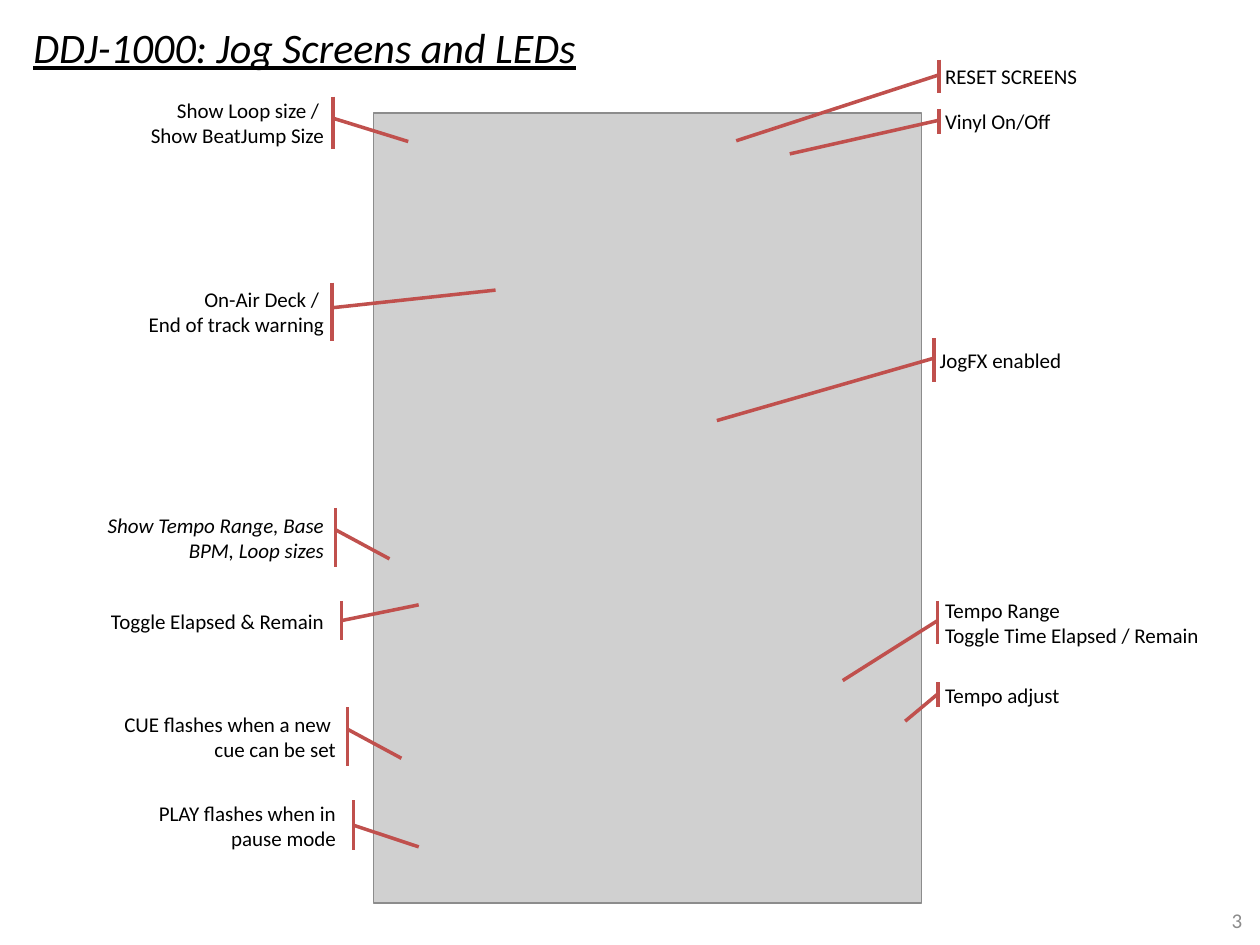
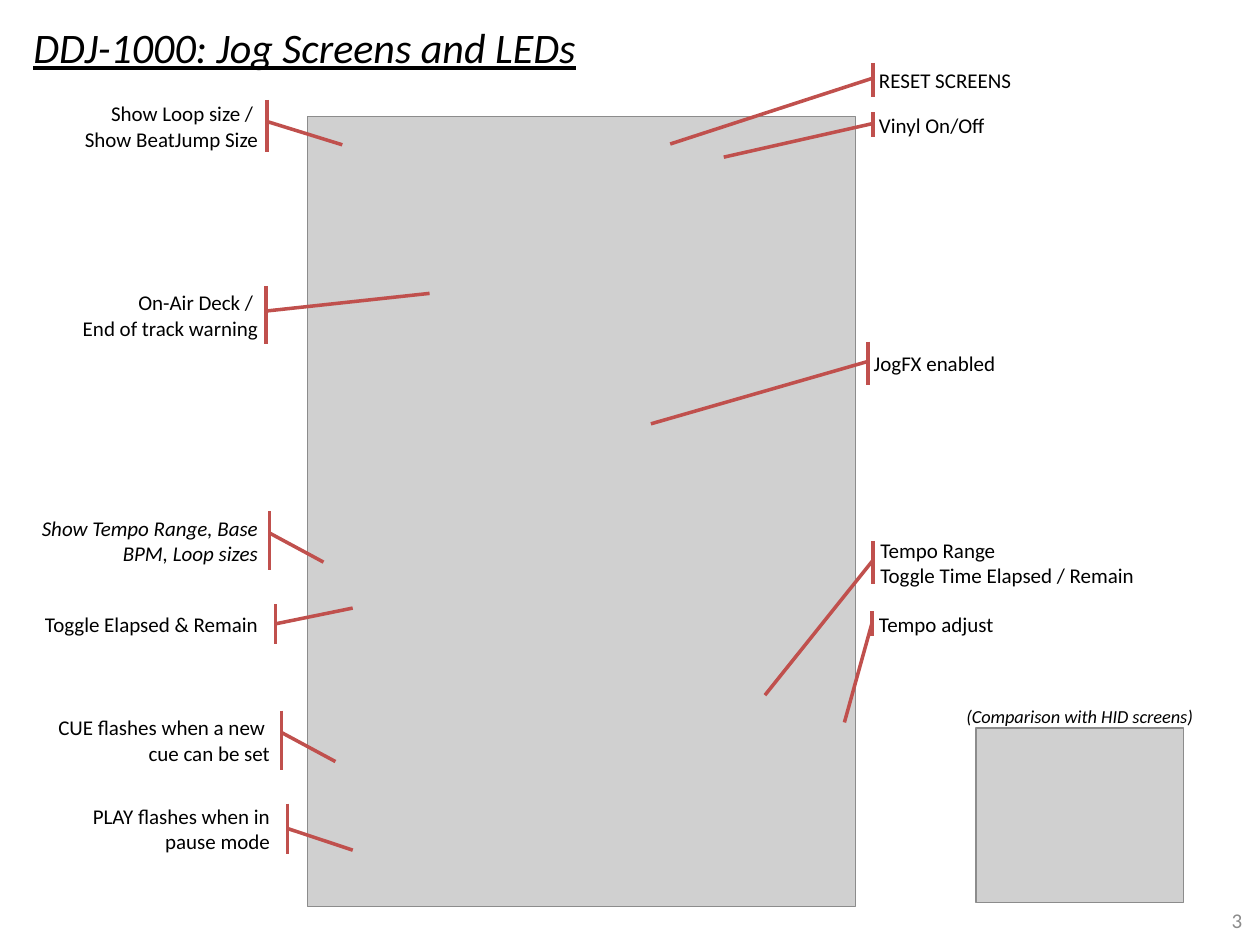
Before and after one commit to pestrela/music, a slide deck: slide 3 of traktor/mapping_ddj_1000/Support files/Source files/DDJ-1000 - Quick overview.pptx. Drawn at 1260x945 pixels with LibreOffice and Linux fonts; fonts in the diff are those of the drawing; grey boxes stand for pictures. Boxes give left, top, right and bottom in pixels: in the first picture for what was removed or moved away, otherwise in the second. Text is boxed around its words. In the diff, an @@ line names an element or a change of style, - is before the commit and + after.

```diff
--- a/traktor/mapping_ddj_1000/Support files/Source files/DDJ-1000 - Quick overview.pptx
+++ b/traktor/mapping_ddj_1000/Support files/Source files/DDJ-1000 - Quick overview.pptx
@@ accent callout "Vinyl On/Off": place and size @@
-accent callout "Vinyl On/Off" at (945, 110, 1176, 135)
+accent callout "Vinyl On/Off" at (879, 112, 1110, 137)
@@ accent callout "JogFX enabled": place and size @@
-accent callout "JogFX enabled" at (940, 339, 1144, 383)
+accent callout "JogFX enabled" at (873, 341, 1077, 386)
@@ accent callout "Tempo Range Toggle Time Elapsed ...": place and size @@
-accent callout "Tempo Range Toggle Time Elapsed ..." at (945, 601, 1228, 645)
+accent callout "Tempo Range Toggle Time Elapsed ..." at (881, 541, 1164, 585)
@@ accent callout "Tempo Range Toggle Time Elapsed ..." at (881, 541, 1164, 585): proportions changed @@
@@ accent callout "Tempo adjust" at (879, 611, 1139, 636): proportions changed @@
@@ accent callout "Tempo adjust": place and size @@
-accent callout "Tempo adjust" at (945, 683, 1205, 708)
+accent callout "Tempo adjust" at (879, 611, 1139, 636)
@@ text added at (966, 710, 1192, 728), 10.5 pt, text #000000, italic @@
+(Comparison with HID screens)
@@ picture added at (976, 728, 1183, 903) @@
@@ 7 accent callouts, 1 picture: place and size @@
-7 accent callouts, 1 picture at (64, 59, 1176, 903)
+7 accent callouts, 1 picture at (0, 63, 1110, 906)
```
Also in this commit, not shown: 1 other slide changed, 8 other files.
